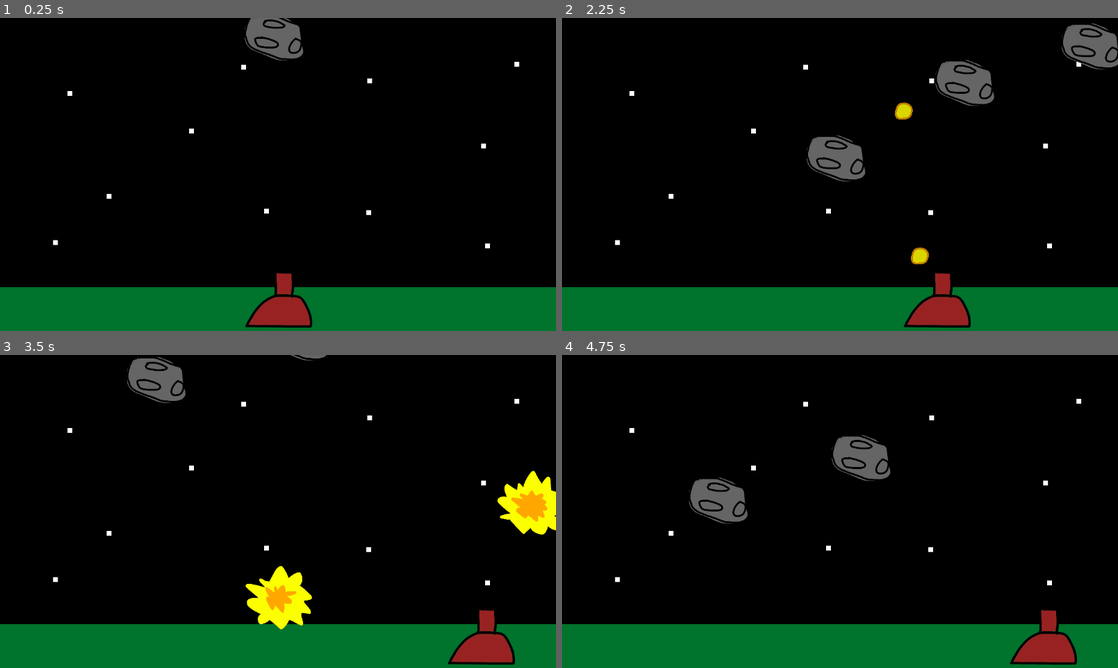
Above: before the commit, frames 1-4 (two rows, left to right).
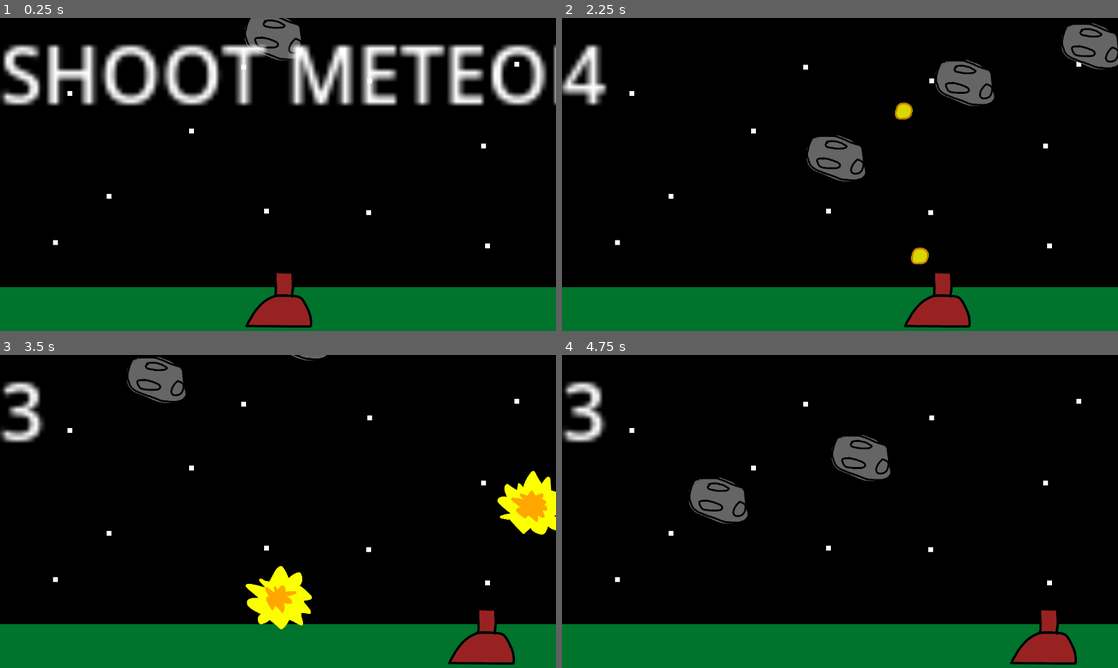
Above: after the commit, the same moments.

Repository: BryanTai/ggj2025-minigames
Game: Godot game, scene res://minigame_scenes/meteor_mini_game.tscn
The game is run twice, just before and just after one commit, with the same random seed, the same clock (stepped at 60 frames per second) and the same inputs. This scene is started directly instead of the project's main scene.
Inputs (mouse positions are in pixels of both pictures, inside the frame that each line leads up to):
- Up to frame 1 (0.25 s): no input
- Up to frame 2 (2.25 s): tap Enter at 0.5 s; move the mouse to (962, 158) at 0.52 s; hold Right (move_right) 0.53-1.28 s; tap Space (fire) at 0.6, 1.35, 2.1 s; click (962, 158) at 0.67 s; move the mouse to (728, 190) at 1.27 s; hold Down (move_down) 1.28-2.03 s; move the mouse to (895, 105) at 2.02 s; hold Right (move_right) from 2.03 s (still down)
- Up to frame 3 (3.5 s): move the mouse to (250, 574) at 2.77 s; release Right (move_right) at 2.78 s; hold Up (move_up) from 2.78 s (still down); tap Space (fire) at 2.85 s; click (250, 574) at 2.92 s
- Up to frame 4 (4.75 s): move the mouse to (1006, 558) at 3.52 s; release Up (move_up) at 3.53 s; hold Left (move_left) from 3.53 s (still down); tap Space (fire) at 3.6, 4.35 s; move the mouse to (673, 464) at 4.27 s

The runs differ from the first frame. In frame 1, 12% of the frame differs, in the area x 0-100%, y 8-28%; in frame 2, 1.0%; in frame 3, 1.0%; in frame 4, 1.0%.

Commit message:
Added test intro and timers when running a MiniGame without the manager
Needed to move instruction_text behind the _ready() super call in all minigames

Diff:
--- a/assets/game_manager/scripts/base_mini_game.gd
+++ b/assets/game_manager/scripts/base_mini_game.gd
@@ -32,11 +32,14 @@
 
 ## This will automatically be disabled by the mini_game_manager
 var run_testing_mode = true
+var test_label : Label
+var test_playing_timer : Timer
+
 
 # Called when the node enters the scene tree for the first time.
 func _ready() -> void:
 	_on_start_preparing_state()
-	start_testing_timer()
+	start_test_intro_timer()
 
 ## Called every frame. 'delta' is the elapsed time since the previous frame.
 func _process(delta: float) -> void:
@@ -47,17 +50,44 @@
 func start_playing_game() -> void:
 	set_mini_game_state(MiniGameState.PLAYING)
 
-## Creates a timer to mimic the Introduction animation ending
-## This happens if the MiniGame is run without the manager
-func start_testing_timer() -> void:
+## TESTING FUNCTIONS
+# These will only work if the MiniGame is tested individually without the MiniGameManager
+
+## Creates a Label and Timer to mimic the Introduction sequence
+func start_test_intro_timer() -> void:
 	if(run_testing_mode):
 		print("Creating a test timer!")
-		var test_timer = Timer.new()
-		test_timer.wait_time = 1
-		test_timer.timeout.connect(start_playing_game)
-		test_timer.process_mode = Node.PROCESS_MODE_ALWAYS
-		add_child(test_timer)
-		test_timer.start()
+		test_label = Label.new()
+		test_label.text = instruction_text
+		test_label.scale = Vector2(10, 10)
+		add_child(test_label)
+
+		var test_intro_timer = Timer.new()
+		test_intro_timer.wait_time = 1
+		test_intro_timer.timeout.connect(start_playing_game)
+		test_intro_timer.one_shot = true
+		test_intro_timer.process_mode = Node.PROCESS_MODE_ALWAYS
+		add_child(test_intro_timer)
+		test_intro_timer.start()
+
+## Creates a timer to mimic the PLAYING countdown
+func start_test_playing_timer() -> void:
+	if(run_testing_mode):
+		test_playing_timer = Timer.new()
+		test_playing_timer.wait_time = 5
+		test_playing_timer.one_shot = true
+		test_playing_timer.timeout.connect(start_playing_game)
+		add_child(test_playing_timer)
+		test_playing_timer.start()
+
+## Update the test label with the current time
+func process_test_playing_timer() -> void:
+	if(run_testing_mode):
+		if(test_playing_timer.is_stopped()):
+			test_label.text = "0"
+		else:
+			var display_seconds = (test_playing_timer.time_left + 1) as int
+			test_label.text = str(display_seconds)
 
 # ENDING THE GAME
 
@@ -95,6 +125,7 @@
 
 	match current_state:
 		MiniGameState.PLAYING:
+			start_test_playing_timer()
 			_on_start_playing_state()
 		MiniGameState.WIN:
 			_on_start_win_state()
@@ -107,11 +138,14 @@
 		MiniGameState.PREPARING:
 			_process_preparing_state(delta)
 		MiniGameState.PLAYING:
+			process_test_playing_timer()
 			_process_playing_state(delta)
 		MiniGameState.WIN:
 			_process_win_state(delta)
 		MiniGameState.LOSE:
 			_process_lose_state(delta)
+
+
 
 # STATE SPECIFIC FUNCTIONS
 #
--- a/assets/meowmew_scrub_minigame/scripts/scrub_minigame_manager.gd
+++ b/assets/meowmew_scrub_minigame/scripts/scrub_minigame_manager.gd
@@ -12,8 +12,8 @@
 
 
 func _ready() -> void:
+	instruction_text = "Clean Bubs! He's filthy!"
 	super()
-	instruction_text = "Clean Bubs! He's filthy!"
 	scrubber.dirt_spot_cleared.connect(_increment_score)
 
 func _process(delta: float) -> void:
--- a/assets/meteor_minigame/scripts/meteor_mini_game.gd
+++ b/assets/meteor_minigame/scripts/meteor_mini_game.gd
@@ -3,8 +3,8 @@
 @onready var gun: Node2D = $Gun
 
 func _ready() -> void:
+	instruction_text = "SHOOT METEORS!"
 	super()
-	instruction_text = "SHOOT METEORS!"
 
 # If we make it to the Timeout, we win
 func _on_timeout() -> void:
--- a/assets/pet_dog_minigame/pet_dog_mini_game.gd
+++ b/assets/pet_dog_minigame/pet_dog_mini_game.gd
@@ -7,10 +7,9 @@
 
 @export var player_speed: int = 200
 
-func _ready() -> void:
+func _on_start_preparing_state() -> void:
 	goal.area_entered.connect(on_goal_collided)
 	disable_minigame_during_intro_and_outro = false
-	super()
 	instruction_text = "Pet!"
 	dog_sprite.play("idle")
 
--- a/assets/runner_minigame/scripts/moonwalk_mini_game.gd
+++ b/assets/runner_minigame/scripts/moonwalk_mini_game.gd
@@ -6,18 +6,6 @@
 const SPEED: int = -200
 const SLOW_SPEED: int = -50
 const FINISH_LINE_X_POS: int = 270
-
-func _ready() -> void:
-	disable_minigame_during_intro_and_outro = false
-	super()
-	instruction_text = "Moonwalk!"
-	## Put any logic you'd like to happen at the beginning of your minigame here!
-	finish_line.play("intact")
-	runner.play("lose")
-
-func _process(delta: float) -> void:
-	super(delta) ## This line will process the State machine!
-	## Use this _process function for things that don't care about the state
 
 func move_runner(speed_delta: float) -> void:
 	var old_pos = runner.position
@@ -29,7 +17,11 @@
 
 ## PREPARE STATE
 
-# Didn't need them!
+func _on_start_preparing_state() -> void:
+	disable_minigame_during_intro_and_outro = false
+	instruction_text = "Moonwalk!"
+	finish_line.play("intact")
+	runner.play("lose")
 
 ## PLAYING STATE
 
--- a/assets/runner_minigame/scripts/runner_mini_game.gd
+++ b/assets/runner_minigame/scripts/runner_mini_game.gd
@@ -6,18 +6,6 @@
 const SPEED: int = 200
 const SLOW_SPEED: int = 50
 const FINISH_LINE_X_POS: int = 900
-
-func _ready() -> void:
-	disable_minigame_during_intro_and_outro = false
-	super()
-	instruction_text = "Run!"
-	## Put any logic you'd like to happen at the beginning of your minigame here!
-	finish_line.play("intact")
-	runner.play("lose")
-
-func _process(delta: float) -> void:
-	super(delta) ## This line will process the State machine!
-	## Use this _process function for things that don't care about the state
 
 func move_runner(speed_delta: float) -> void:
 	var old_pos = runner.position
@@ -29,7 +17,11 @@
 
 ## PREPARE STATE
 
-# Didn't need them!
+func _on_start_preparing_state() -> void:
+	disable_minigame_during_intro_and_outro = false
+	instruction_text = "Run!"
+	finish_line.play("intact")
+	runner.play("lose")
 
 ## PLAYING STATE
 
--- a/templates/template_mini_game.gd
+++ b/templates/template_mini_game.gd
@@ -55,8 +55,8 @@
 
 # Called when the node enters the scene tree for the first time.
 func _ready() -> void:
+	instruction_text = "Replace me with instructions!" # This text will display during the PREPARING phase
 	super() ## Do not remove this super() call!
-	instruction_text = "Replace me with instructions!" # This text will display during the PREPARING phase
 	## Put any logic you'd like to happen at the beginning of your minigame here!
 
 # Called every frame. 'delta' is the elapsed time since the previous frame.
